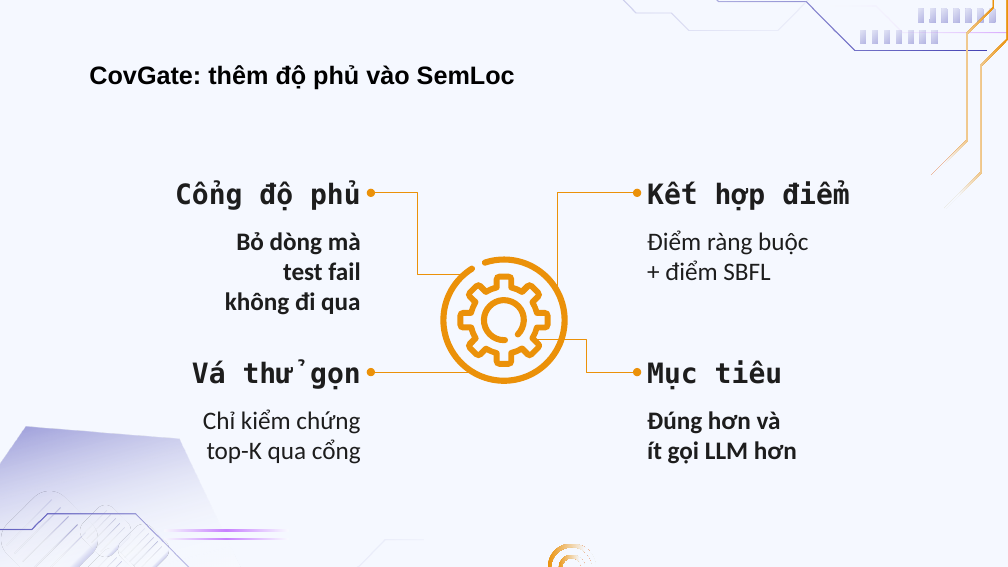
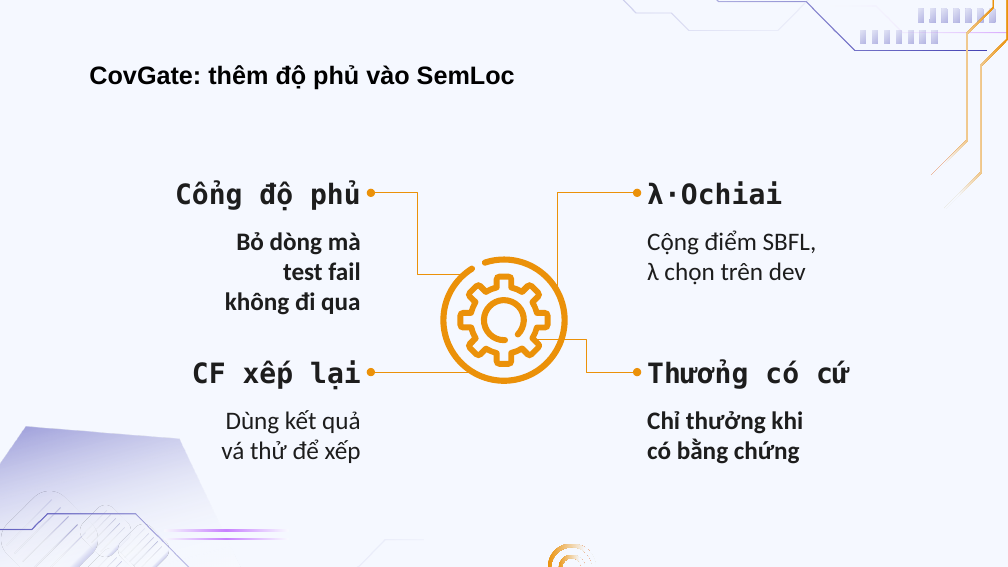
Before and after one commit to doanan293/grounded-or-guessed, a slide deck: slide 12 of docs/presentation/bao-cao-lan-1.pptx. Drawn at 1008x567 pixels with LibreOffice and Linux fonts; fonts in the diff are those of the drawing; background and template pictures are left out. Boxes give left, top, right and bottom in pixels: in the first picture for what was removed or moved away, otherwise in the second. Text is boxed around its words. In the diff, an @@ line names an element or a change of style, - is before the commit and + after.

```diff
--- a/docs/presentation/bao-cao-lan-1.pptx
+++ b/docs/presentation/bao-cao-lan-1.pptx
@@ text at box(647, 181, 782, 205): text changed @@
-Kết hợp điểm
+λ·Ochiai
@@ text at box(647, 230, 817, 285): text changed @@
-Điểm ràng buộc
-+ điểm SBFL
+Cộng điểm SBFL,
+λ chọn trên dev
@@ text at box(192, 361, 361, 390): text changed @@
-Vá thử gọn
+CF xếp lại
@@ text at box(765, 361, 850, 384): text changed @@
-Mục tiêu
+Thưởng có cứ
@@ text at box(221, 410, 361, 463): text changed @@
-Chỉ kiểm chứng
-top-K qua cổng
+Dùng kết quả
+vá thử để xếp
@@ text at box(647, 411, 803, 464): text changed @@
-Đúng hơn và
-ít gọi LLM hơn
+Chỉ thưởng khi
+có bằng chứng
```
Also in this commit, not shown: 8 other slides changed, 3 slides added, 1 slide removed, 2 other files.
